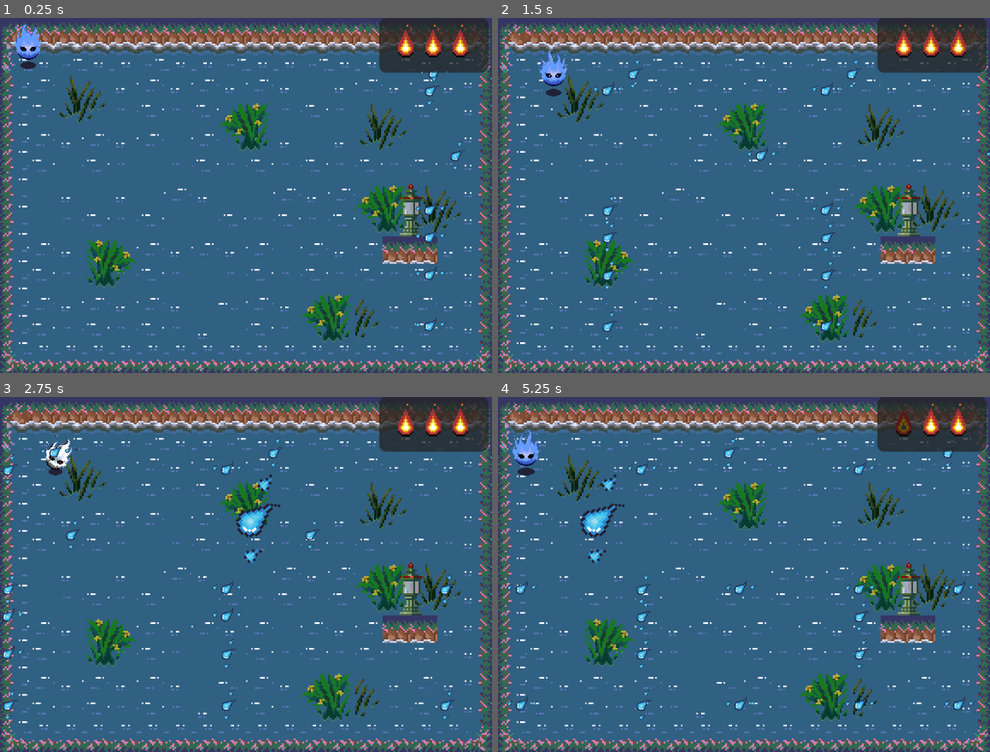
Above: before the commit, frames 1-4 (two rows, left to right).
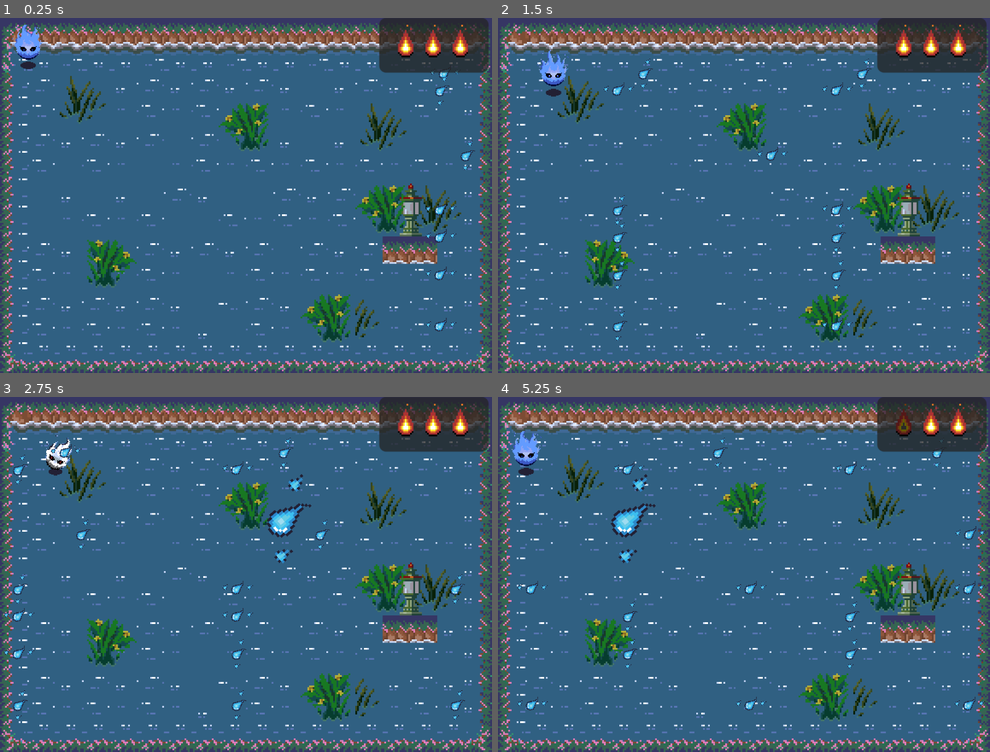
Above: after the commit, the same moments.

Repository: Edric723/Frogger_swamp
Game: Godot game, scene res://src/scenes/main.tscn
The game is run twice, just before and just after one commit, with the same random seed, the same clock (stepped at 60 frames per second) and the same inputs.
Inputs:
- Up to frame 1 (0.25 s): no input
- Up to frame 2 (1.5 s): hold Right (right) 0.53-1.28 s; hold Down (down) from 1.28 s (still down)
- Up to frame 3 (2.75 s): release Down (down) at 2.03 s; hold Right (right) from 2.03 s (still down)
- Up to frame 4 (5.25 s): release Right (right) at 2.78 s; hold Up (up) 2.78-3.53 s; hold Left (left) 3.53-5.03 s; hold Down (down) from 5.03 s (still down)

The runs differ from the first frame. In frame 1, 0.8% of the frame differs, in the area x 84-97%, y 14-89%; in frame 2, 1.6%; in frame 3, 3.1%; in frame 4, 3.3%, in the area x 1-100%, y 9-91%.

Commit message:
Update linea_obstaculo.gd

Diff:
--- a/src/scripts/linea_obstaculo.gd
+++ b/src/scripts/linea_obstaculo.gd
@@ -10,7 +10,7 @@
 @export var contador_obstaculos = 3
 @export var distancia_entre_obstaculos = 128
 @export var velocidad = 200
-@export var limite_movimiento_x = 290
+@export var limite_movimiento_x = 296 #Borde derecho
 
 
 var obstaculos = []
@@ -18,7 +18,7 @@
 func _ready() -> void:
 	for i in contador_obstaculos:
 		var obstaculo = escena_obstaculo.instantiate()
-		obstaculo.position = Vector2(limite_movimiento_x + distancia_entre_obstaculos * i, 0)
+		obstaculo.position = Vector2(limite_movimiento_x + distancia_entre_obstaculos * i, 0) # Les digo desde qué X quiero que  inicien.
 		obstaculo.area_entered.connect(on_jugador_entra_obstaculo)
 		add_child(obstaculo)
 		obstaculos.append(obstaculo)
@@ -27,10 +27,11 @@
 func _process(delta: float) -> void:
 	for obstaculo in obstaculos:
 		var nueva_posicion_x = obstaculo.position.x - velocidad * delta
-		if nueva_posicion_x < -limite_movimiento_x:
-			obstaculo.position.x = limite_movimiento_x
-		else:
-			obstaculo.position.x = nueva_posicion_x
+		# 16 x el ancho del sprite y 0 x ser el borde izquierdo de X
+		if nueva_posicion_x + 16 < 0:
+			nueva_posicion_x = limite_movimiento_x + distancia_entre_obstaculos * (contador_obstaculos - 1)
+		obstaculo.position.x = nueva_posicion_x
+
 
 
 func on_jugador_entra_obstaculo(area: Area2D):
